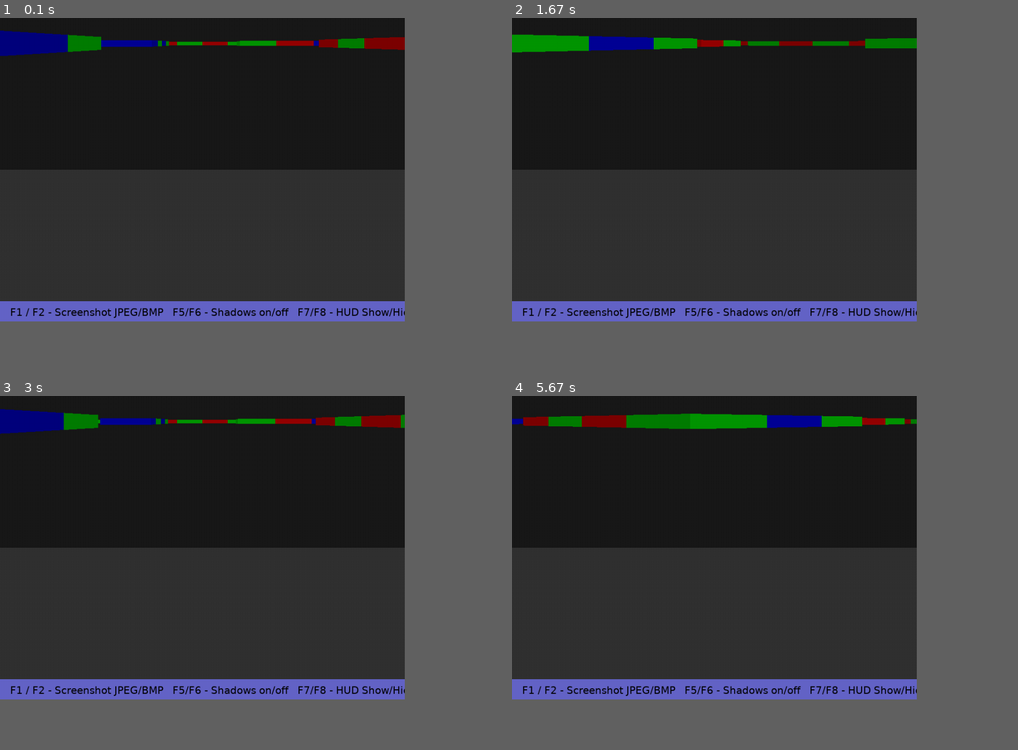
Above: before the commit, frames 1-4 (two rows, left to right).
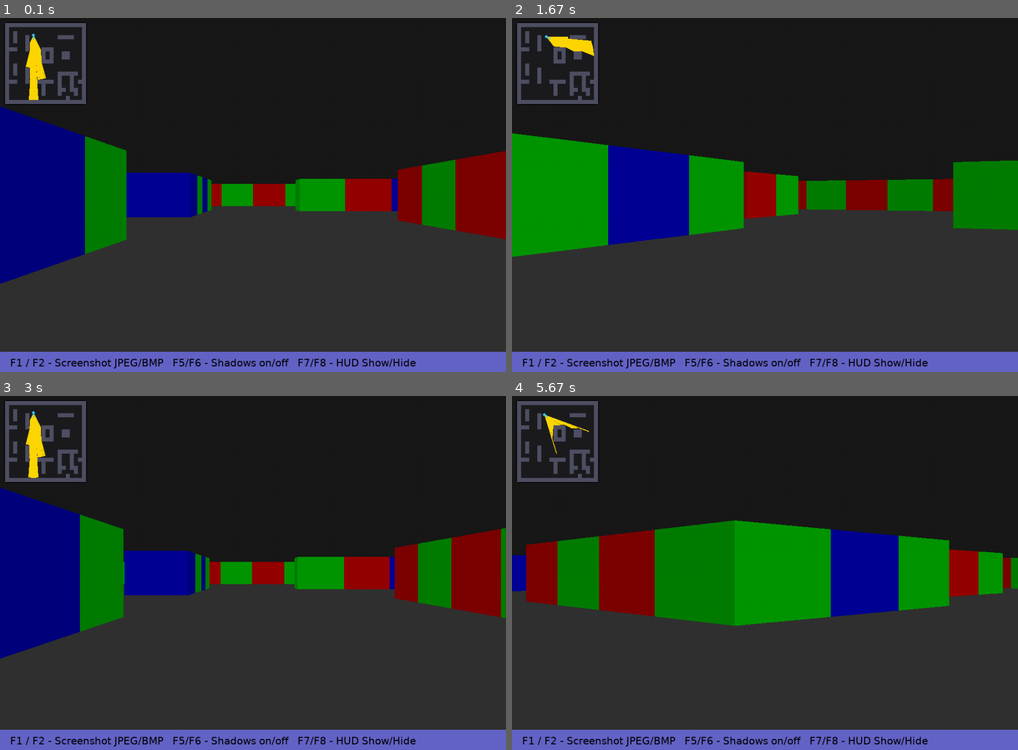
Above: after the commit, the same moments.

Repository: kay30kim/3DGame
Game: pygame game, started from raycasting1.py
Same seed, same stepped clock (60 frames per second), same inputs: the game is played once before the commit and once after it.
Inputs:
- Up to frame 1 (0.1 s): no input
- Up to frame 2 (1.67 s): hold Right 0.33-0.8 s; hold Up 0.83-1.13 s; hold Right 1.17-1.63 s
- Up to frame 3 (3 s): hold Left 1.67-2.2 s; hold Down 2.23-2.53 s; hold Left 2.57-2.97 s
- Up to frame 4 (5.67 s): hold Up 3-3.37 s; hold Right 3.4-4.03 s; hold Down 4.07-4.43 s; hold Left 4.47-4.93 s; hold Right 4.97-5.43 s; hold Up from 5.47 s (still down)
In our replay, the window is 720x540 before the commit and 900x630 after it. These sizes can differ from the game's own. Grey fills any space a smaller window leaves; there, only what the larger window draws over its background counts as a difference.

The runs differ from the first frame. In frame 1, 37% of the frame differs, in the area x 0-100%, y 0-100%; in frame 2, 37%; in frame 3, 36%; in frame 4, 40%.

Commit message:
Add minimap

Diff:
--- a/raycasting1.py
+++ b/raycasting1.py
@@ -36,6 +36,70 @@
     pygame.display.quit()
     pygame.quit()
 
+def draw_minimap(screen, worldMap, posX, posY, dirX, dirY, rays,
+                 scale=8, padding=10):
+    """
+    screen: pygame Surface
+    worldMap: 2D list[int] (0 = free, >0 = wall)
+    posX, posY: player position in world units (map cells)
+    dirX, dirY: player facing direction vector (normalized-ish)
+    rays: list of tuples (perp_dist, (rayDirX, rayDirY))
+    scale: pixels per map cell on minimap
+    padding: minimap margin from top-left
+    """
+    MAP_H = len(worldMap)
+    MAP_W = len(worldMap[0]) if MAP_H else 0
+
+    mm_w = MAP_W * scale
+    mm_h = MAP_H * scale
+    ox, oy = padding, padding
+
+    COLOR_BG_BORDER = (12, 12, 16)
+    COLOR_MINI_WALL  = (80, 80, 100)
+    COLOR_MINI_FREE  = (28, 28, 32)
+    COLOR_RAY        = (255, 215, 0)
+    COLOR_PLAYER     = (50, 200, 255)
+
+    # background
+    pygame.draw.rect(screen, COLOR_BG_BORDER, (ox - 2, oy - 2, mm_w + 4, mm_h + 4), border_radius=6)
+
+    # tiles
+    for r in range(MAP_H):
+        for c in range(MAP_W):
+            rect = pygame.Rect(ox + c * scale, oy + r * scale, scale, scale)
+            if worldMap[r][c] != 0:
+                pygame.draw.rect(screen, COLOR_MINI_WALL, rect)
+            else:
+                pygame.draw.rect(screen, COLOR_MINI_FREE, rect)
+
+    # rays (downsample to avoid overdraw)
+    if rays:
+        step = max(1, len(rays) // 120)
+        px = ox + int(posY * scale)  # NOTE: map indexing worldMap[row][col] = [x][y]
+        py = oy + int(posX * scale)  # but in your engine posX ~ mapX, posY ~ mapY
+        # 위 두 줄은 엔진의 좌표 사용 방식(X/Y ↔ row/col)을 맞추기 위한 보정.
+        # 만약 맵 인덱싱/좌표가 일치한다면 px/py 계산을 (posX,posY) 그대로 써도 됨.
+
+        for i in range(0, len(rays), step):
+            dist, (rDx, rDy) = rays[i]
+            # 방향 정규화 후, 거리(perp)만큼 쏴서 끝점
+            mag = math.hypot(rDx, rDy) or 1.0
+            ux, uy = rDx / mag, rDy / mag
+            rx = px + int(uy * dist * scale)  # 좌표계 축 교차 보정
+            ry = py + int(ux * dist * scale)
+            pygame.draw.line(screen, COLOR_RAY, (px, py), (rx, ry), 1)
+
+    # player
+    px = ox + int(posY * scale)
+    py = oy + int(posX * scale)
+    pygame.draw.circle(screen, COLOR_PLAYER, (px, py), 3)
+
+    # facing indicator (direction vector)
+    magd = math.hypot(dirX, dirY) or 1.0
+    fx = px + int(dirY / magd * 8)
+    fy = py + int(dirX / magd * 8)
+    pygame.draw.line(screen, COLOR_PLAYER, (px, py), (fx, fy), 2)
+
 def main():
     pygame.init()
 
@@ -44,9 +108,9 @@
     HUD = font.render("F1 / F2 - Screenshot JPEG/BMP   F5/F6 - Shadows on/off   F7/F8 - HUD Show/Hide", True, (0,0,0))
 
     # Creates window
-    WIDTH = 800
-    HEIGHT = 600
-    WALL_HEIGHT = 100
+    WIDTH = 1000
+    HEIGHT = 700
+    WALL_HEIGHT = HEIGHT
     screen = pygame.display.set_mode((WIDTH, HEIGHT))
     pygame.display.set_caption("PyRay - Python Raycasting Engine (v0.03)")
 
@@ -150,6 +214,8 @@
         screen.fill((25,25,25))
         pygame.draw.rect(screen, (50,50,50), (0, HEIGHT/2, WIDTH, HEIGHT/2))
 
+        rays_for_minimap = []  # [(perpWallDistance, (rayDirectionX, rayDirectionY)), ...]
+
         # Starts drawing level from 0 to < WIDTH
         column = 0
         while column < WIDTH:
@@ -235,7 +301,10 @@
 
             # Drawing the graphics
             pygame.draw.line(screen, color, (column,drawStart), (column, drawEnd), 2)
+            rays_for_minimap.append( (perpWallDistance, (rayDirectionX, rayDirectionY)) )
             column += 2
+
+        draw_minimap(screen, worldMap, positionX, positionY, directionX, directionY, rays_for_minimap)
 
         # Drawing HUD if showHUD is True
         if showHUD:
